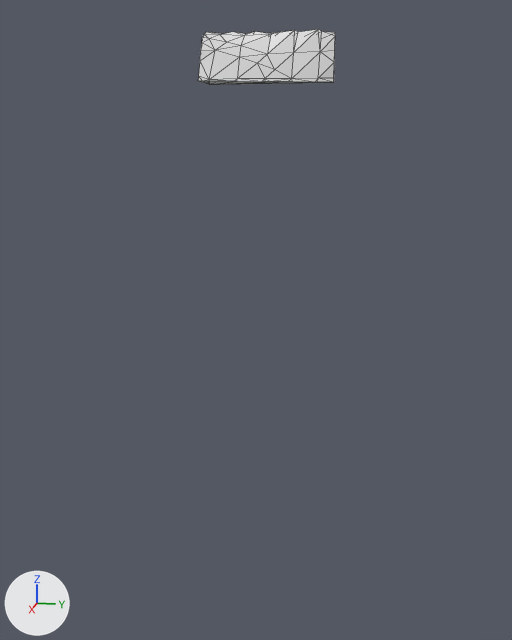
The glTF model assets/terrain/surface_pieces/surf_16_7.glb, before and after one commit.
One viewpoint serves both versions: a camera (50 mm lens) standing at (-0.8, 77.7, -12.4) and looking at (-27.5, 72.4, -19.0). Arrows for +X, +Y and +Z are at lower left; the lights stay in place. The first picture is the older version. Mesh edges are drawn as thin lines. Where no turn or scale is listed for an object, it has been applied to the vertices.

Script lines for the objects in view, before the commit:
```python
me_geometry_0 = bpy.data.meshes.new('geometry_0')
me_geometry_0.from_pydata(...)  # 58 vertices, 112 faces; spans x -30.0..-28.33, y 70.0..75.0, z -10.0..-8.0
ob_geometry_0 = bpy.data.objects.new('geometry_0', me_geometry_0)
ob_geometry_0.location = (0.0, 0.0, 0.0)
```
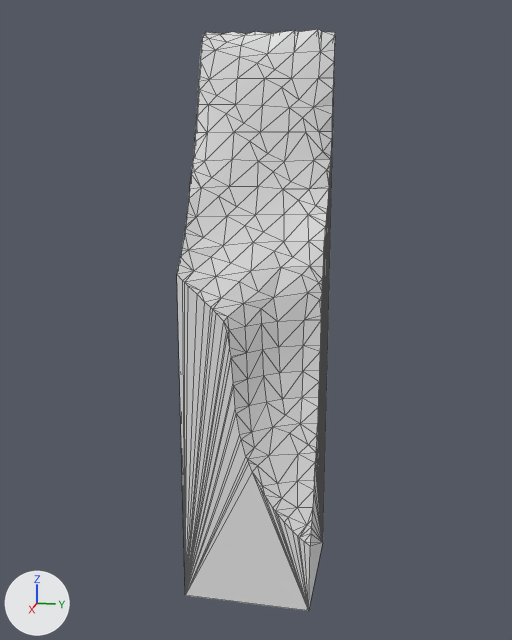
Pixel boxes (x1, y1, x2, y2) of what changed, in the pictures (512 x 640 px):
'geometry_0', reshaped (15% wider, 923% taller): before (198, 29, 335, 85); after (177, 29, 335, 611)
part 1 of me_geometry_0, built on: before (198, 58, 335, 85); after (177, 58, 335, 611)

The edits, one by one:
me_geometry_0 is used by ob_geometry_0; location (0.0, 0.0, 0.0).
me_geometry_0 had 58 vertices, 112 faces and spanned x -30.0..-28.33, y 70.0..75.0, z -10.0..-8.0.
me_geometry_0 now has 263 vertices, 522 faces and spans x -30.0..-25.0, y 70.0..75.0, z -30.0..-8.0.
Part 1, on me_geometry_0:
12 vertices are removed from x -30.0..-28.33, y 70.0..75.0, z -10.0.
55 faces are deleted.
4 vertices move from x -29.61..-28.35, y 70.17..74.29, z -10.0 to x -29.36..-28.3, y 70.0..73.73, z -10.67..-10.03.
217 vertices are added at x -30.0..-25.0, y 70.0..75.0, z -30.0..-10.29.
465 new faces join them.
